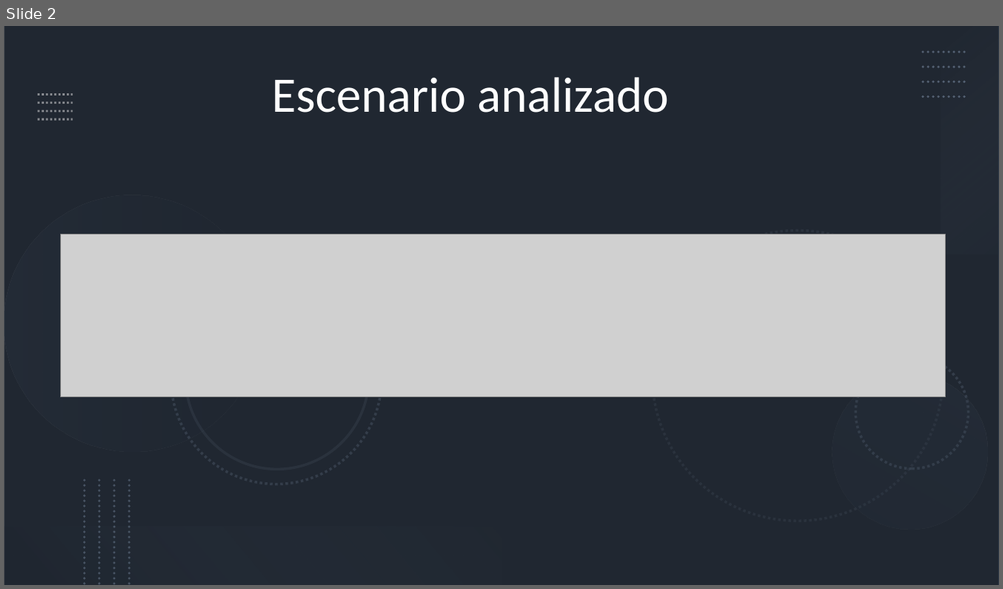
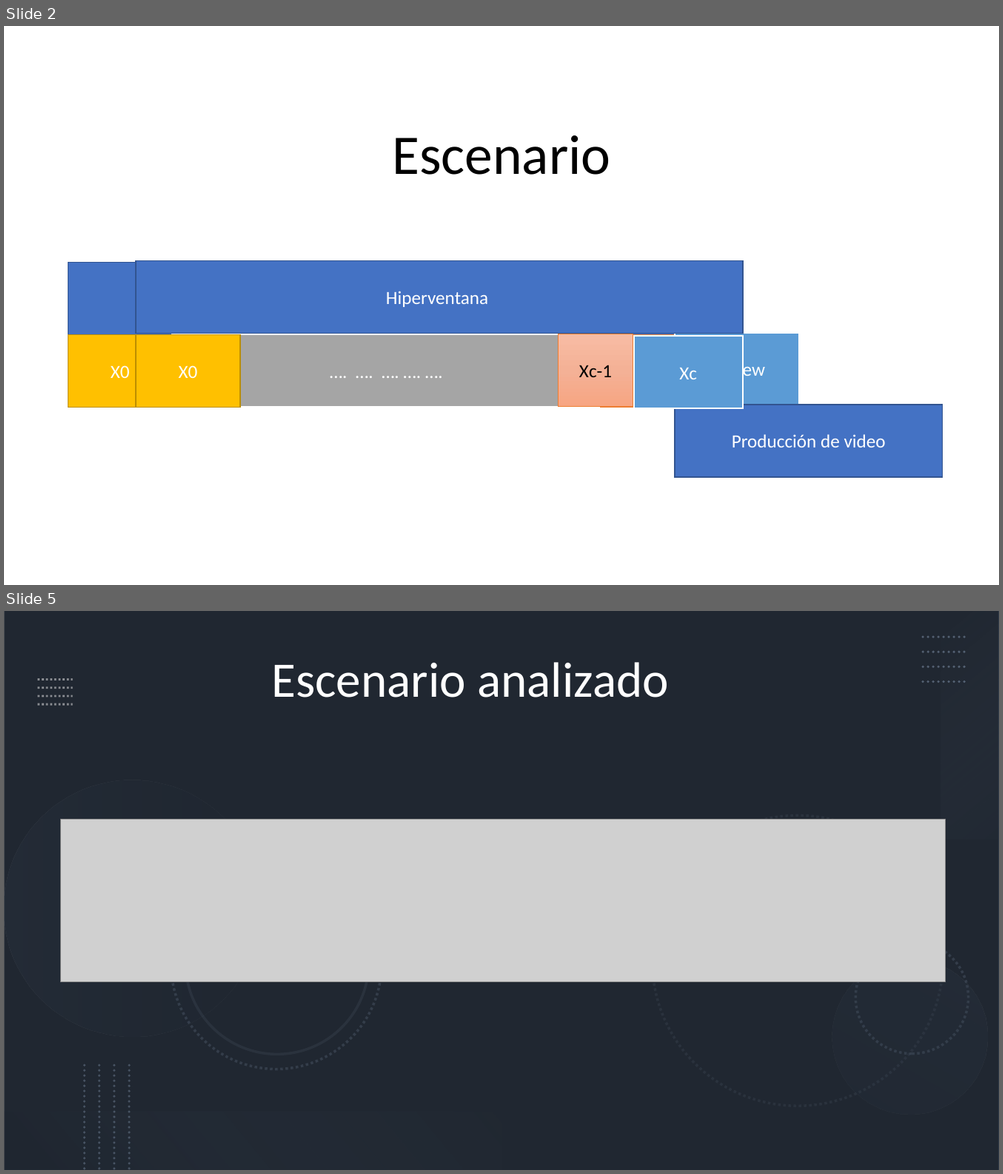
Before and after one commit to Uliskis15/PT, a slide deck: 2023-2/Reportes/PT2presentacion.pptx. Shown one above the other, each under a label of ours: slide 2 before the commit, slides 2 and 5 after it; the slides between them are not shown. The pictures are 1003x589 and 1003x1174 pixels, drawn with LibreOffice and Linux fonts; fonts in the diff are those of the drawing; grey boxes stand for pictures. Boxes give left, top, right and bottom in pixels: in the first picture for what was removed or moved away, otherwise in the second. Text is boxed around its words. In the diff, an @@ line names an element or a change of style, - is before the commit and + after.

Commit message:
presentacion

```diff
--- a/2023-2/Reportes/PT2presentacion.pptx
+++ b/2023-2/Reportes/PT2presentacion.pptx
@@ slide 2 added at box(4, 26, 999, 585), background #FFFFFF @@
@@ title added at box(392, 136, 610, 175), 54 pt, text #000000 @@
+Escenario
@@ rectangle added at box(68, 263, 674, 335), fill #4472C4, outline #325491 1 pt, 18 pt, text #FFFFFF @@
+Hiperventana
@@ rectangle added at box(136, 261, 743, 333), fill #4472C4, outline #325491 1 pt, 18 pt, text #FFFFFF @@
+Hiperventana
@@ rectangle added at box(68, 335, 173, 407), fill #FFC000, outline #BD8E00 1 pt, 18 pt, text #FFFFFF @@
+X0
@@ rectangle added at box(136, 335, 241, 407), fill #FFC000, outline #BD8E00 1 pt, 18 pt, text #FFFFFF @@
+X0
@@ rectangle added at box(173, 335, 600, 407), fill #A5A5A5, outline #FFFFFF 1.5 pt, 18 pt, text #FFFFFF @@
+…. …. …. …. ….
@@ rectangle added at box(558, 334, 633, 406), fill gradient #F7BDA5 to #F5B196 to #F8A582, outline #ED7D31 0.5 pt, 18 pt, text #000000 @@
+Xc-1
@@ rectangle added at box(600, 335, 674, 407), fill gradient #F7BDA5 to #F5B196 to #F8A582, outline #ED7D31 0.5 pt, 18 pt, text #000000 @@
+Xc
@@ rectangle added at box(634, 336, 743, 409), fill #5B9BD5, outline #FFFFFF 1.5 pt @@
@@ rectangle added at box(674, 332, 800, 405), fill #5B9BD5, outline #FFFFFF 1.5 pt, 18 pt, text #FFFFFF @@
+Xc New
@@ rectangle added at box(674, 405, 942, 477), fill #4472C4, outline #325491 1 pt, 18 pt, text #FFFFFF @@
+Producción de video
@@ what was slide 2 is now slide 5 @@
```
Also in this commit, not shown: 2 other slides added.
